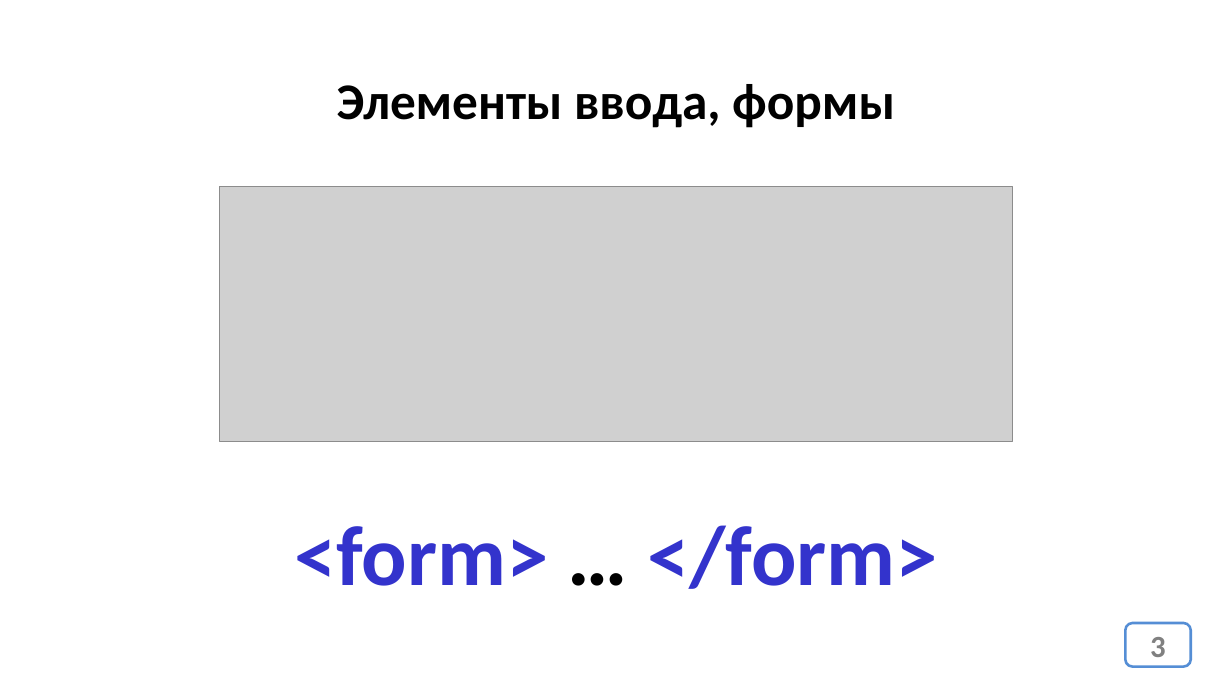
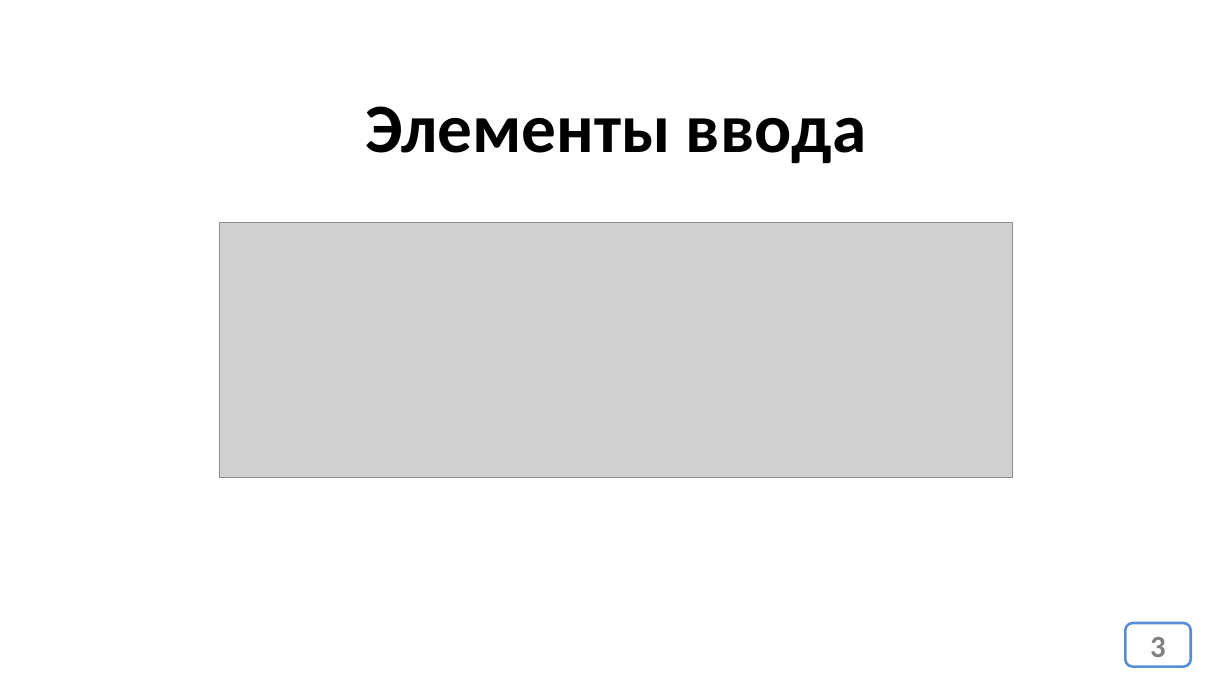
Before and after one commit to web38-ortdnipro/lesson15, a slide deck: slide 3 of lesson15.pptx. Drawn at 1232x693 pixels with LibreOffice and Linux fonts; fonts in the diff are those of the drawing; grey boxes stand for pictures. Boxes give left, top, right and bottom in pixels: in the first picture for what was removed or moved away, otherwise in the second. Text is boxed around its words. In the diff, an @@ line names an element or a change of style, - is before the commit and + after.

```diff
--- a/lesson15.pptx
+++ b/lesson15.pptx
@@ text at (365,106,866,164): text changed; size 40 to 54 pt @@
-Элементы ввода, формы
+Элементы ввода
@@ picture: place and size @@
-picture at (219,187,1013,442)
+picture at (219,223,1013,478)
@@ text removed at (294,525,938,589) @@
-<form> … </form>
```
Also in this commit, not shown: 1 other slide changed, 1 other file.
